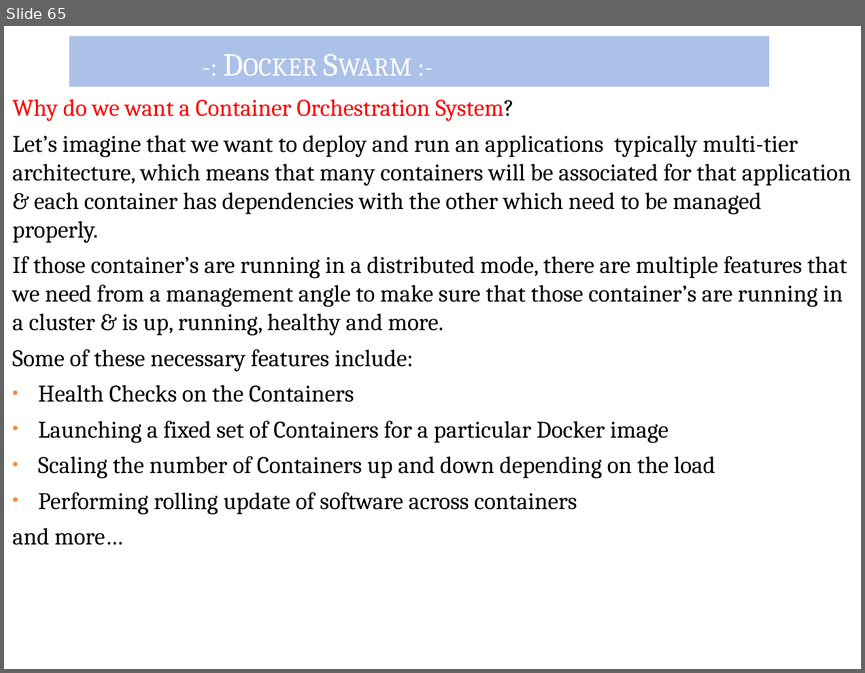
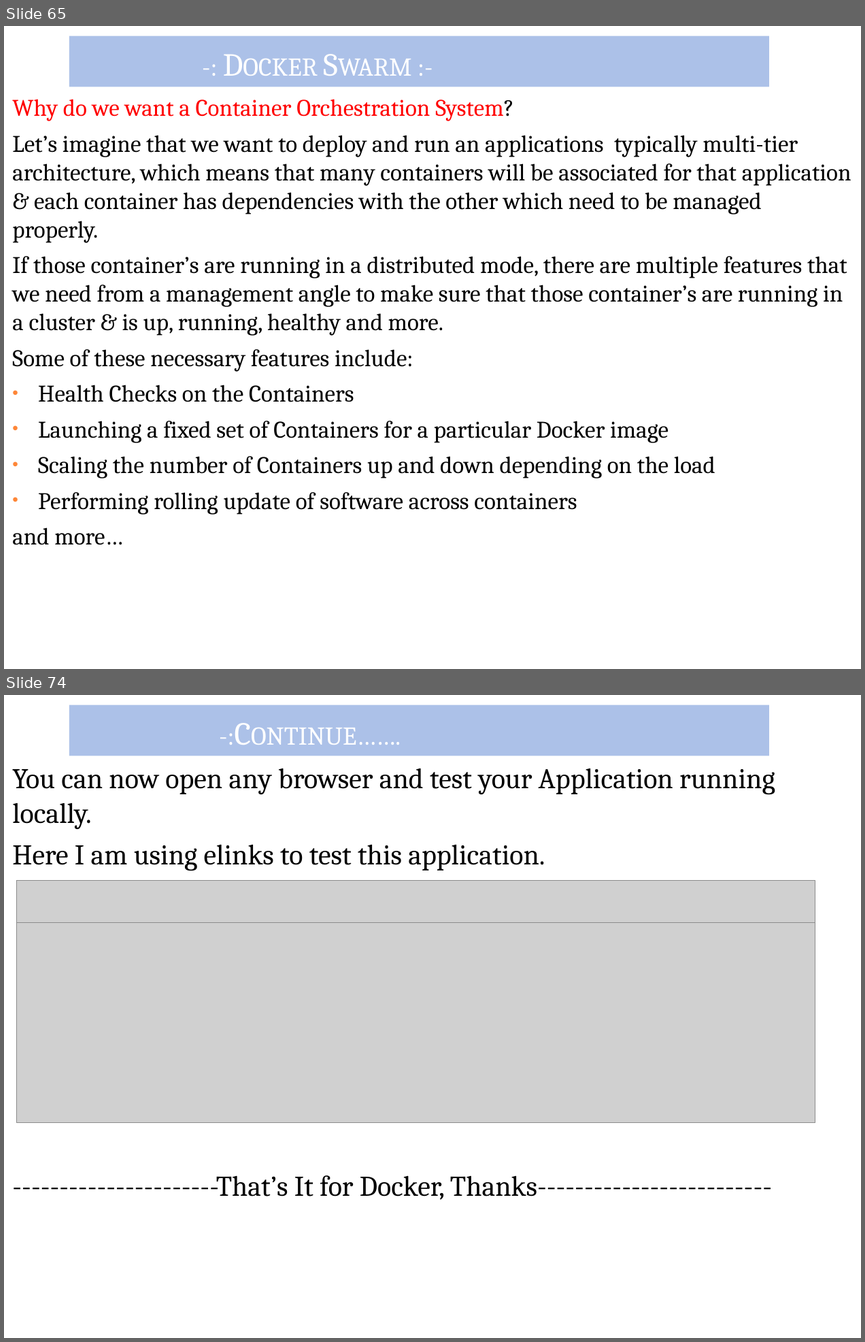
Before and after one commit to dsaha-84/Opern-Training-Modules, a slide deck: 4.DOCKER.pptx. Shown one above the other, each under a label of ours: slide 65 before the commit, slides 65 and 74 after it; the slides between them are not shown. The pictures are 865x673 and 865x1342 pixels, drawn with LibreOffice and Linux fonts; fonts in the diff are those of the drawing; grey boxes stand for pictures. Boxes give left, top, right and bottom in pixels: in the first picture for what was removed or moved away, otherwise in the second. Text is boxed around its words. In the diff, an @@ line names an element or a change of style, - is before the commit and + after.

```diff
--- a/4.DOCKER.pptx
+++ b/4.DOCKER.pptx
@@ slide 74 added at [4,695,861,1338], background #FFFFFF @@
@@ title added at [69,705,769,756], fill #ACC1E8, 27 pt, text #FFFFFF, small capitals @@
+-:Continue…….
@@ text added at [12,768,775,1200], 24 pt, text #000000 @@
+You can now open any browser and test your Application running locally.
+Here I am using elinks to test this application.
+----------------------That’s It for Docker, Thanks-------------------------
@@ picture added at [17,880,815,922] @@
@@ picture added at [17,922,815,1121] @@
```
Also in this commit, not shown: 1 slide changed, 7 other slides added, 2 slides removed.
